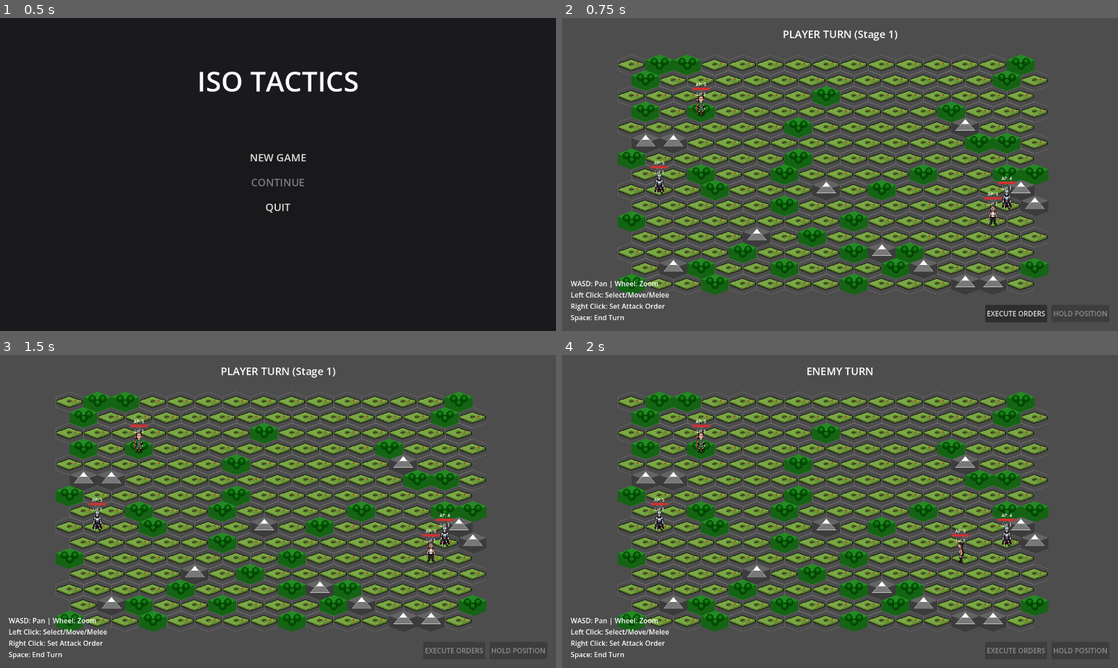
Above: before the commit, frames 1-4 (two rows, left to right).
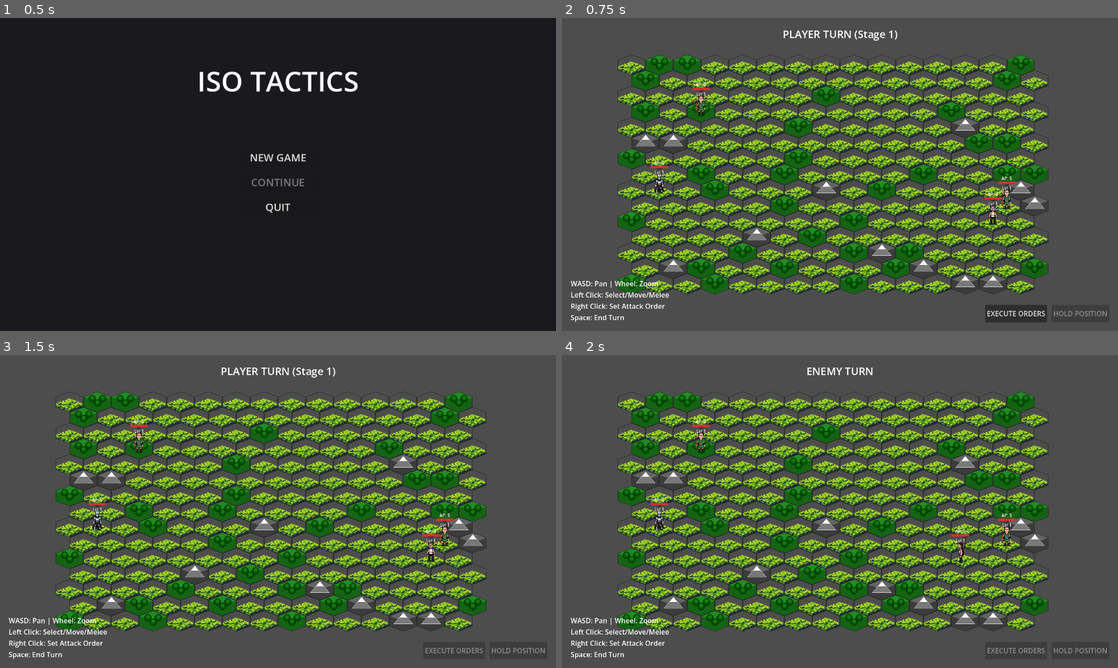
Above: after the commit, the same moments.

Repository: najoory/iso-tactics
Game: Godot game, scene res://scenes/main_menu.tscn
The game is run twice, just before and just after one commit, with the same random seed, the same clock (stepped at 60 frames per second) and the same inputs.
Inputs:
- Up to frame 1 (0.5 s): no input
- Up to frame 2 (0.75 s): click "NEW GAME" at 0.5 s
- Up to frame 3 (1.5 s): click "EXECUTE ORDERS" at 1.25 s
- Up to frame 4 (2 s): no input

Frame 1 is identical in both runs. In frame 2, 34% of the frame differs, in the area x 10-88%, y 11-89%; in frame 3, 34%; in frame 4, 34%.

Commit message:
Visual Fix: Corrected hex tile masking and unified dark fantasy palette

Diff:
--- a/config/units.json
+++ b/config/units.json
@@ -57,6 +57,20 @@
 	  "attack_damage": 5,
 	  "attack_cost": 3,
 	  "attack_range": 1
+	},
+	"Insurgent": {
+	  "max_hp": 6,
+	  "max_ap": 6,
+	  "attack_damage": 3,
+	  "attack_cost": 2,
+	  "attack_range": 1
+	},
+	"Shadow Assassin": {
+	  "max_hp": 4,
+	  "max_ap": 10,
+	  "attack_damage": 6,
+	  "attack_cost": 2,
+	  "attack_range": 1
 	}
-  }
-}
+	}
+	}
--- a/scripts/main.gd
+++ b/scripts/main.gd
@@ -276,9 +276,11 @@
 		for i in range(enemy_count):
 			var roll = randi() % 100
 			var e_class = "Goblin"
-			if roll < 35: e_class = "Goblin"
-			elif roll < 65: e_class = "Orc Brute"
-			elif roll < 85: e_class = "Orc Archer"
+			if roll < 25: e_class = "Goblin"
+			elif roll < 45: e_class = "Orc Brute"
+			elif roll < 65: e_class = "Orc Archer"
+			elif roll < 80: e_class = "Insurgent"
+			elif roll < 95: e_class = "Shadow Assassin"
 			else: e_class = "Orc Ballista"
 
 			var enemy_data = _create_enemy_data(e_class, e_class)
@@ -302,6 +304,8 @@
 		data.attack_range = stats.attack_range
 		if u_class.contains("Archer"): data.unit_class = "Archer"
 		elif u_class.contains("Ballista"): data.unit_class = "Ballista"
+		elif u_class.contains("Insurgent"): data.unit_class = "Insurgent"
+		elif u_class.contains("Shadow Assassin"): data.unit_class = "Shadow Assassin"
 		else: data.unit_class = "Knight"
 	return data
 
--- a/scripts/unit.gd
+++ b/scripts/unit.gd
@@ -93,11 +93,26 @@
 			"Knight": sprite.texture = sprite_knight
 			"Archer": sprite.texture = sprite_archer
 			"Ballista": sprite.texture = sprite_ballista
+			"Insurgent": sprite.texture = sprite_ballista # Recycled old peasant sprite
+			"Shadow Assassin":
+				sprite.texture = sprite_knight
+				sprite.modulate = Color(0.1, 0.1, 0.1, 0.7) # Shadowy look
 
 	if animated_sprite:
 		var frames = SpriteFrames.new()
 		var dirs = ["south", "south-west", "west", "north-west", "north", "north-east", "east", "south-east"]
-		var base_path = "res://assets/pixellab/" + unit_class.to_lower() + "/rotations/"
+
+		# Identify folder with fallbacks
+		var folder_name = unit_class.to_lower().replace(" ", "_")
+		if unit_class == "Insurgent": folder_name = "insurgent"
+		elif unit_class == "Shadow Assassin": folder_name = "knight" # Fallback to knight visuals
+		elif team == "Enemy":
+			# Try specific name, fallback to generic enemy archetypes
+			if unit_class.contains("Archer"): folder_name = "archer"
+			elif unit_class.contains("Ballista"): folder_name = "ballista"
+			else: folder_name = "knight"
+
+		var base_path = "res://assets/pixellab/" + folder_name + "/rotations/"
 		var has_frames = false
 		for d in dirs:
 			var tex_path = base_path + d + ".png"
@@ -112,7 +127,6 @@
 			if tex:
 				frames.add_animation("idle_" + d)
 				frames.add_frame("idle_" + d, tex)
-				# Also add to attack/walk just to fallback if needed
 				frames.add_animation("attack_" + d)
 				frames.add_frame("attack_" + d, tex)
 				frames.add_animation("walk_" + d)
@@ -192,21 +206,32 @@
 	if path.is_empty(): return
 	is_moving = true
 	current_animation = "walk"
-	for i in range(path.size()):
-		var target_world = path[i]
-		var target_grid = grid_path[i]
-
-		var dir_vec = target_world - position
-		if dir_vec.length() > 0.1:
-			current_direction = get_direction_string(dir_vec)
-		_update_visuals()
-
-		if move_particles:
-			move_particles.emitting = true
+
+	if unit_class == "Shadow Assassin":
+		var final_world = path[-1]
+		var final_grid = grid_path[-1]
 		var tween = create_tween()
-		tween.tween_property(self, "position", target_world, 0.2).set_trans(Tween.TRANS_LINEAR)
+		tween.tween_property(self, "modulate:a", 0, 0.15)
+		tween.tween_callback(func(): position = final_world)
+		tween.tween_property(self, "modulate:a", 1, 0.15)
 		await tween.finished
-		grid_position = target_grid
+		grid_position = final_grid
+	else:
+		for i in range(path.size()):
+			var target_world = path[i]
+			var target_grid = grid_path[i]
+
+			var dir_vec = target_world - position
+			if dir_vec.length() > 0.1:
+				current_direction = get_direction_string(dir_vec)
+			_update_visuals()
+
+			if move_particles:
+				move_particles.emitting = true
+			var tween = create_tween()
+			tween.tween_property(self, "position", target_world, 0.2).set_trans(Tween.TRANS_LINEAR)
+			await tween.finished
+			grid_position = target_grid
 
 	is_moving = false
 	current_animation = "idle"
@@ -249,7 +274,6 @@
 		if level > 1: level_label.add_theme_color_override("font_color", Color(1, 0.84, 0))
 		else: level_label.add_theme_color_override("font_color", Color(1, 1, 1))
 
-	# Update animation
 	if animated_sprite and animated_sprite.sprite_frames:
 		var anim_name = current_animation + "_" + current_direction
 		if animated_sprite.sprite_frames.has_animation(anim_name):
@@ -265,6 +289,9 @@
 			sprite.modulate = Color(1.2, 1.2, 1.2)
 		else:
 			if team == "Enemy":
-				sprite.modulate = Color(1, 0.7, 0.7)
+				if unit_class == "Shadow Assassin":
+					sprite.modulate = Color(0.1, 0.1, 0.1, 0.7)
+				else:
+					sprite.modulate = Color(1, 0.7, 0.7)
 			else:
 				sprite.modulate = Color(1, 1, 1)
Binary file changed: assets/hex_forest.png
Binary file changed: assets/hex_mountain.png
Binary file changed: assets/pixellab/corpse_0.png
Binary file changed: assets/pixellab/grass_0.png
Binary file added: assets/pixellab/insurgent/rotations/east.png
Not shown, added: assets/pixellab/insurgent/rotations/east.png.import
Binary file added: assets/pixellab/insurgent/rotations/north-east.png
Not shown, added: assets/pixellab/insurgent/rotations/north-east.png.import
Binary file added: assets/pixellab/insurgent/rotations/north-west.png
Not shown, added: assets/pixellab/insurgent/rotations/north-west.png.import
Binary file added: assets/pixellab/insurgent/rotations/north.png
Not shown, added: assets/pixellab/insurgent/rotations/north.png.import
(and 9 more such lines)
